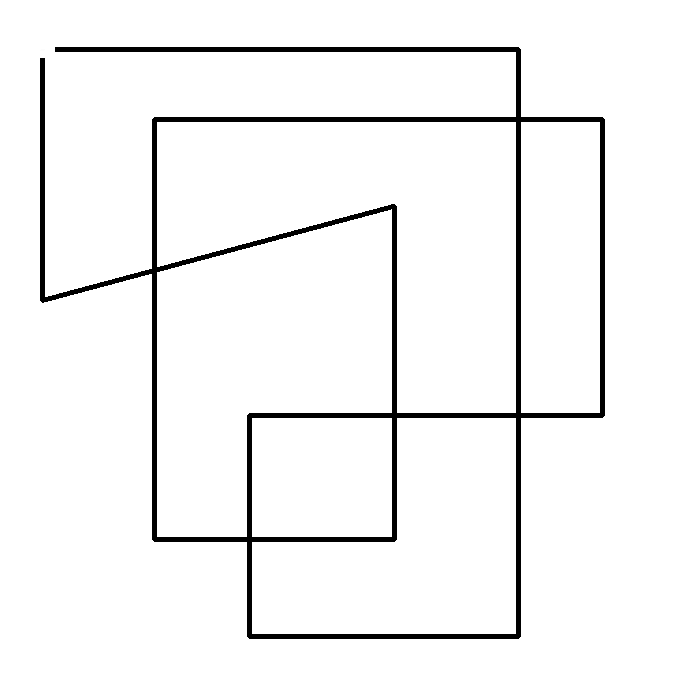
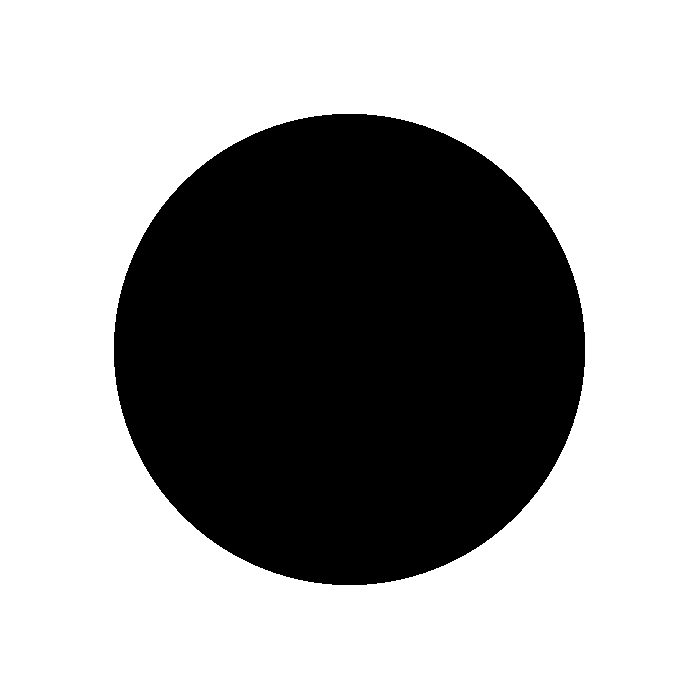
Before/after of a w=700, h=700 layered artwork. What changed in the layer stack:
added layer "Layer #3" above "Layer #6" over (x1=114, y1=114, x2=585, y2=585)
hid "Layer #1", painted on it over (x1=40, y1=47, x2=605, y2=639)
